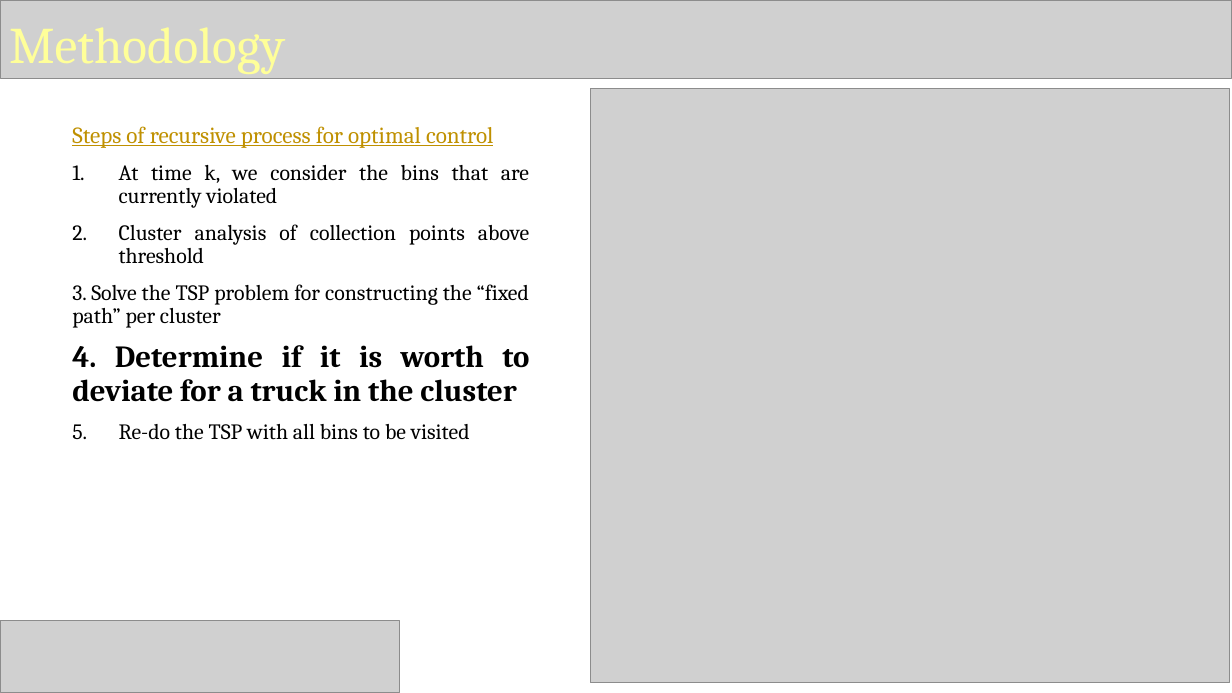
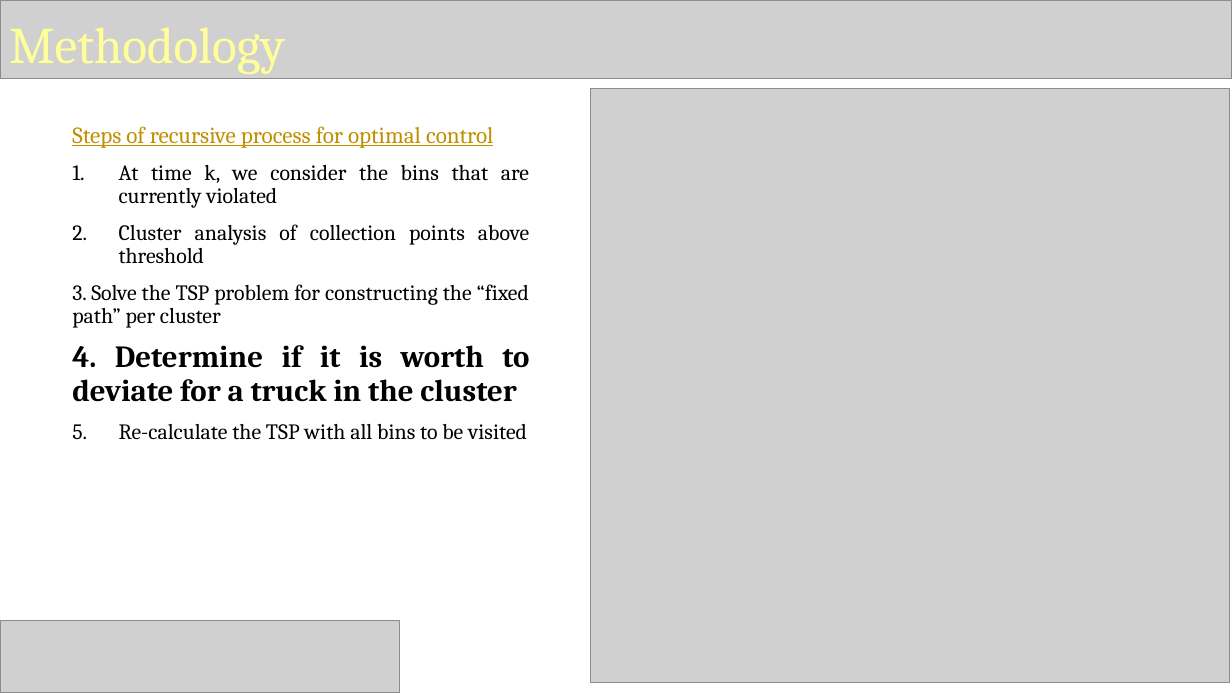
Before and after one commit to MariaFdez/StochasticModels, a slide deck: slide 13 of presentation_Stochastics_final.pptm. Drawn at 1232x693 pixels with LibreOffice and Linux fonts; fonts in the diff are those of the drawing; grey boxes stand for pictures. Boxes give left, top, right and bottom in pixels: in the first picture for what was removed or moved away, otherwise in the second. Text is boxed around its words. In the diff, an @@ line names an element or a change of style, - is before the commit and + after.

```diff
--- a/presentation_Stochastics_final.pptm
+++ b/presentation_Stochastics_final.pptm
@@ subtitle at (119, 424, 527, 440): text changed @@
-5. Re-do the TSP with all bins to be visited
+5. Re-calculate the TSP with all bins to be visited
```
Also in this commit, not shown: 10 other slides changed, 1 slide added, 1 slide removed, 3 other files.
